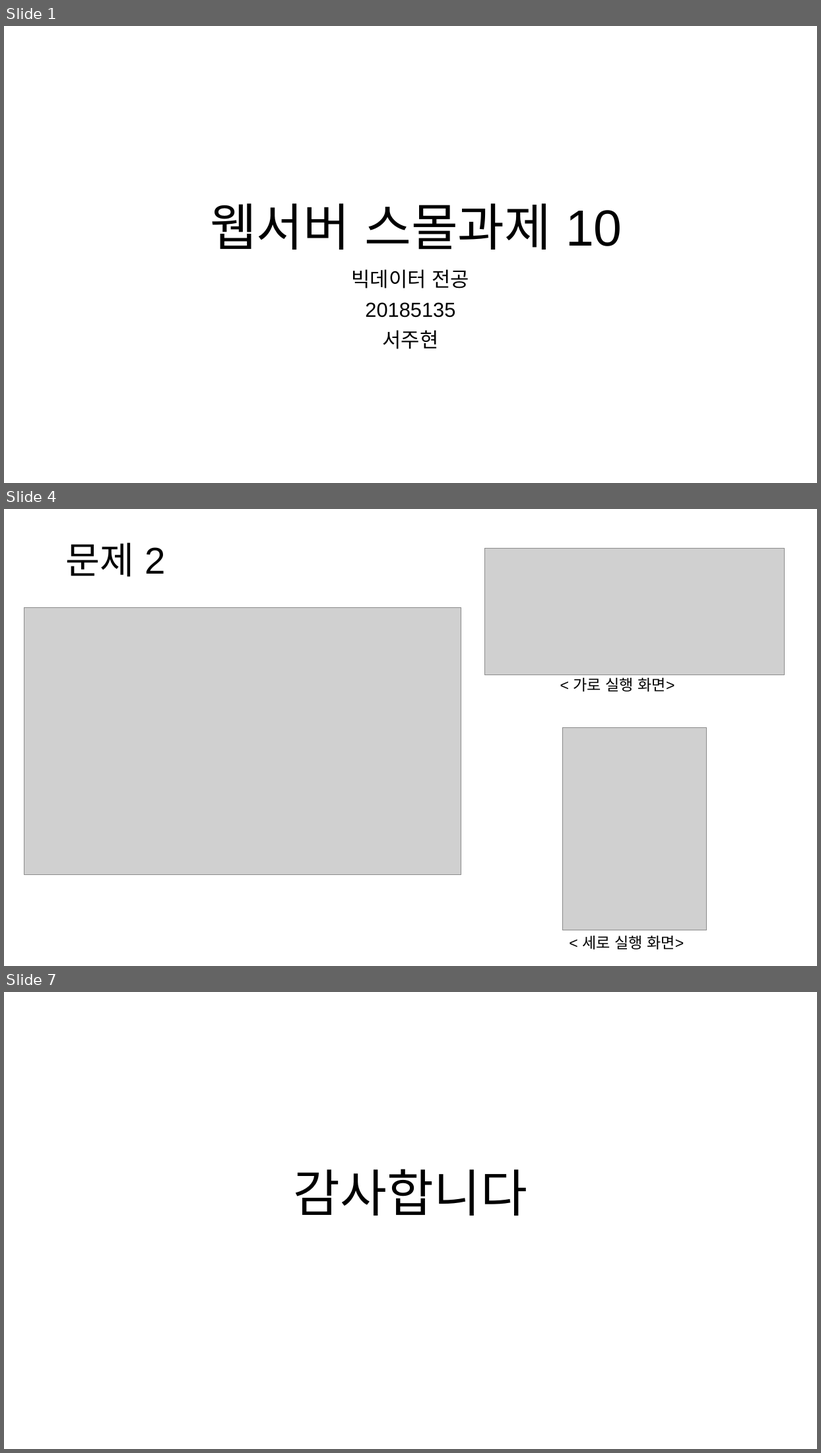
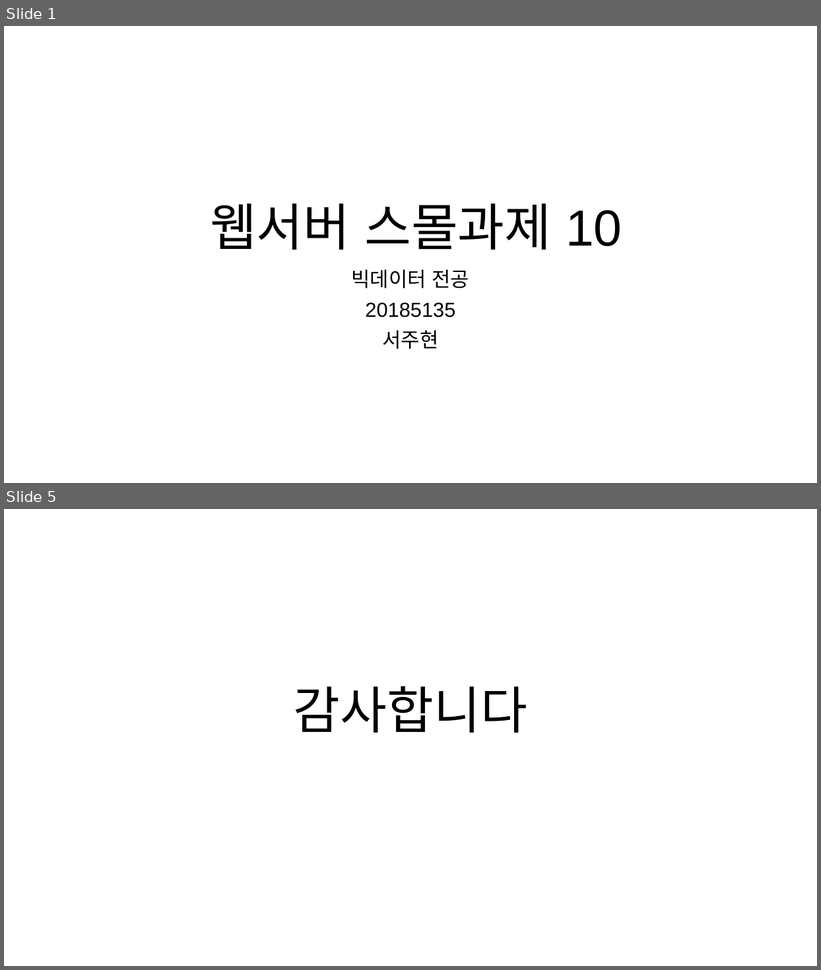
Before and after one commit to JuHyeon-S/21-1-Web-Back-end_Programming, a slide deck: 웹서버_스몰과제10_20185135_서주현.pptx. Shown one above the other, each under a label of ours: slides 1, 4 and 7 before the commit, slides 1 and 5 after it; the slides between them are not shown. The pictures are 821x1453 and 821x970 pixels, drawn with LibreOffice and Linux fonts; fonts in the diff are those of the drawing; grey boxes stand for pictures. Boxes give left, top, right and bottom in pixels: in the first picture for what was removed or moved away, otherwise in the second. Text is boxed around its words. In the diff, an @@ line names an element or a change of style, - is before the commit and + after.

```diff
--- a/웹서버_스몰과제10_20185135_서주현.pptx
+++ b/웹서버_스몰과제10_20185135_서주현.pptx
@@ slide 4 removed at bbox=[4, 509, 817, 966], background #FFFFFF @@
@@ title removed at bbox=[66, 543, 166, 577] @@
-문제 2
@@ picture removed at bbox=[485, 548, 785, 675] @@
@@ picture removed at bbox=[24, 607, 461, 875] @@
@@ text removed at bbox=[574, 678, 675, 692] @@
-< 가로 실행 화면>
@@ picture removed at bbox=[563, 728, 708, 931] @@
@@ text removed at bbox=[582, 936, 684, 950] @@
-< 세로 실행 화면>
@@ what was slide 7 is now slide 5 @@
```
Also in this commit, not shown: 3 slides changed, 1 other slide removed, 4 other files.
